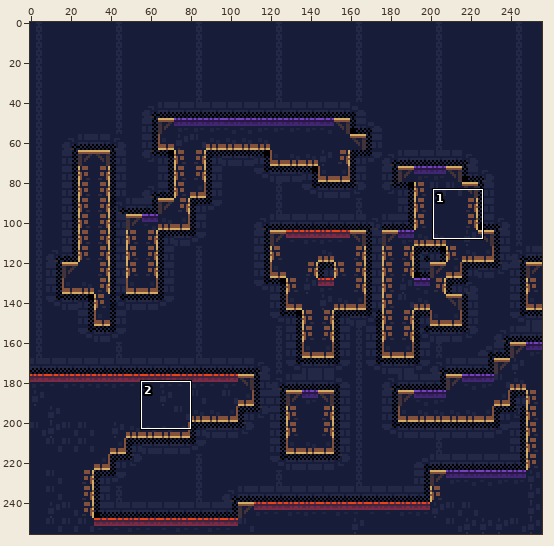
A sprite sheet gets an edit: levels/World1/simplified/Level_2/_composite.png. Above: a wide view before the commit, with the close-up outlined.
Close-up. First the earlier version:
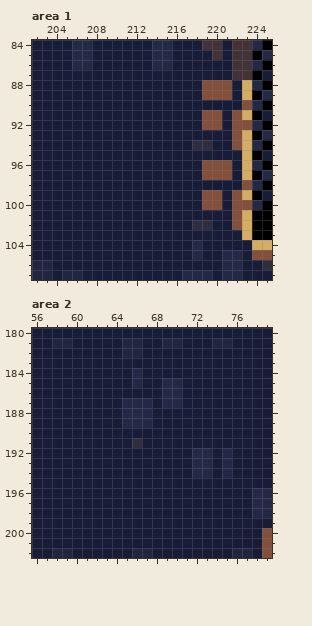
The file is 256x256 pixels. Shown: area 1: x 202..225, y 84..107; area 2: x 56..79, y 180..202. The commit also changed other parts of the picture, which this record leaves out.
Once edited:
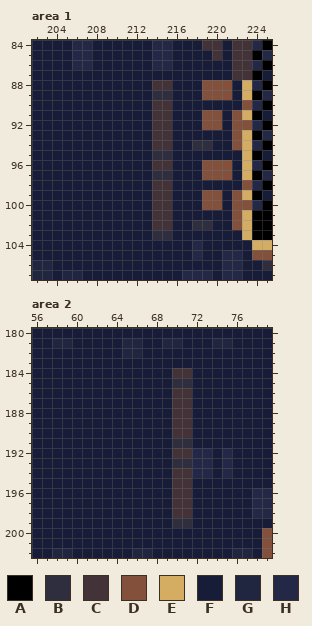
Palette (. is transparent): A #000000  B #2f2e3f  C #433339  D #83503b  E #d4ac62  F #171c39  G #202540  H #232846
What changed:
Changed rows in their new state; - is an unchanged pixel.
Area 1:
first column x 214:
 88 CC
 89 BB
 90 CC
 91 CC
 92 CC
 93 CC
 94 CC
 95 BB
 96 CC
 97 BB
 98 CC
 99 CC
100 CC
101 CC
102 CC
103 BB
Area 2:
first column x 65:
184 -F---CC
185 -F--FBB
186 ----FCC
187 FFF-FCC
188 FFF--CC
189 FFF--CC
190 -----CC
191 -F---BB
192 -----CC
193 -----BB
194 -----CC
195 -----CC
196 -----CC
197 -----CC
198 -----CC
199 -----BB
Boxes around the changes in both close-ups, in picture pixels (x1, y1, x2, y2):
changed: (152, 80, 172, 240)
changed: (122, 368, 192, 528)
